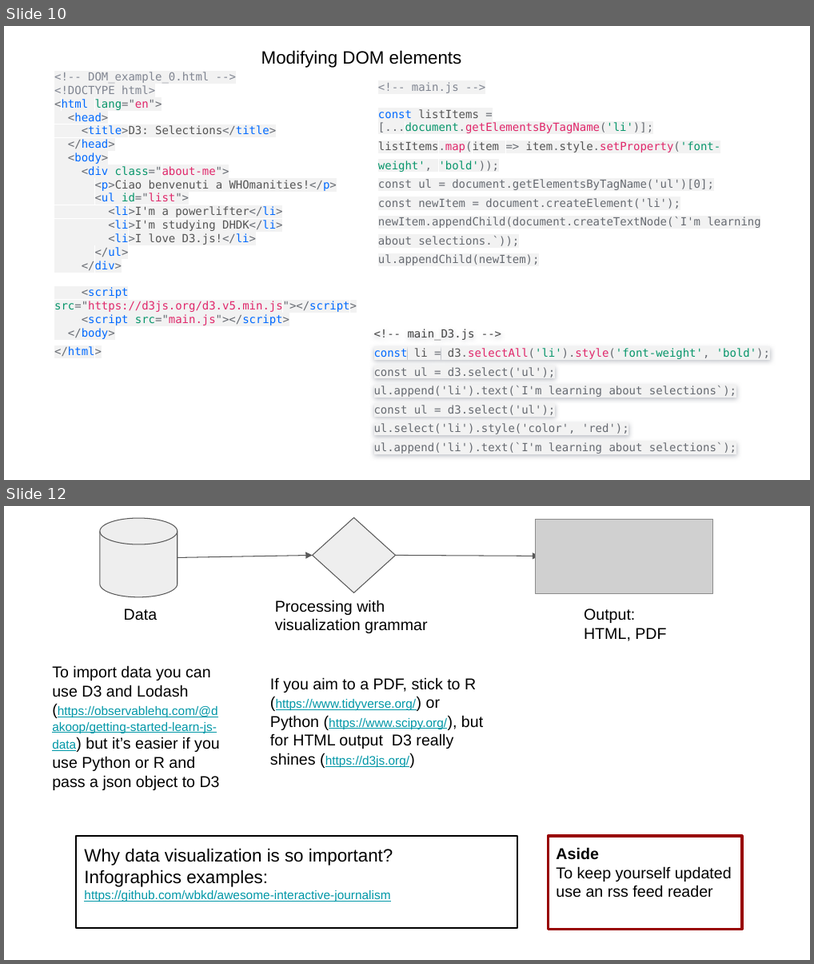
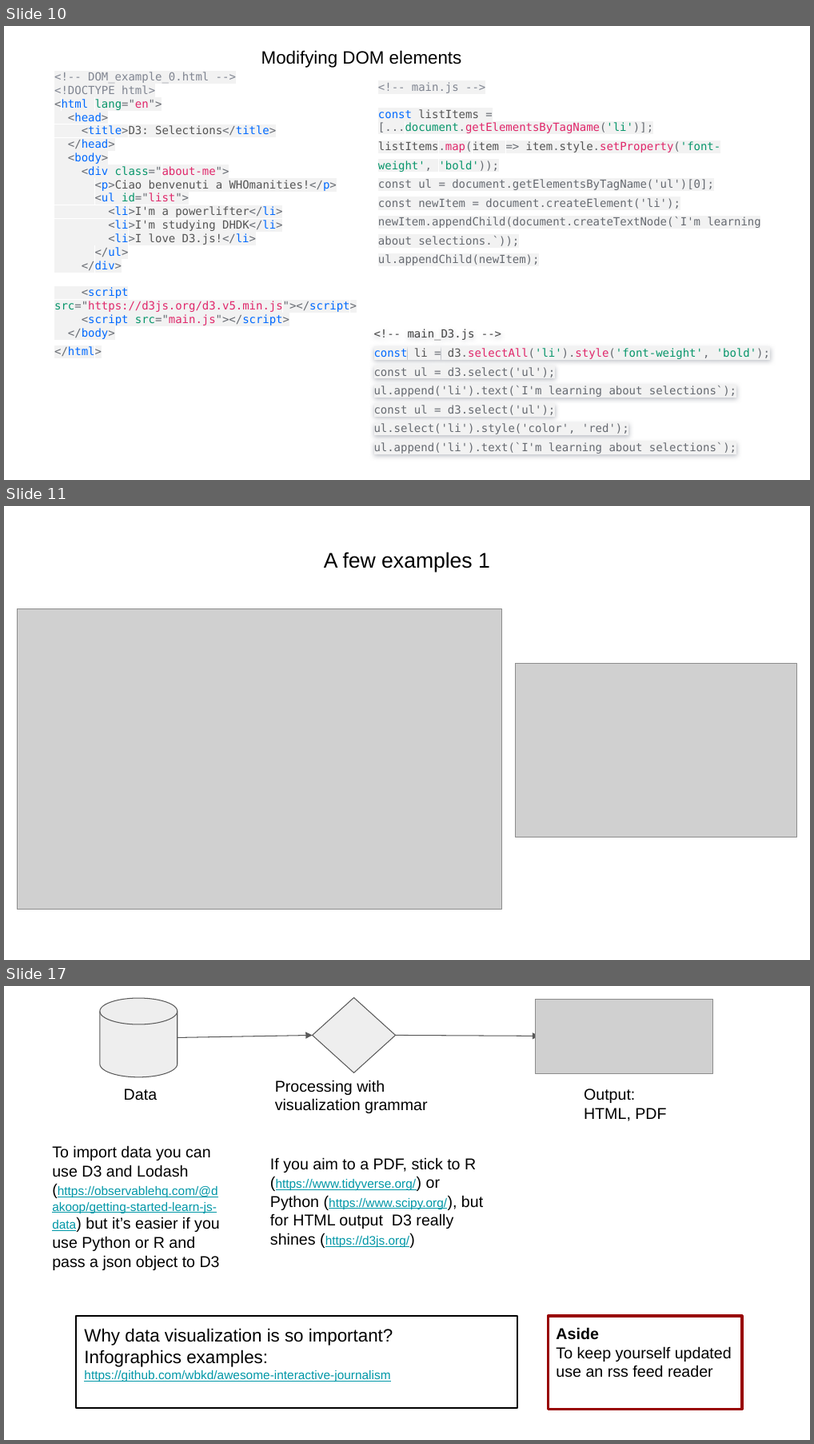
Before and after one commit to claudiotubertini/WHOmanities, a slide deck: Client-side_Data_Visualization.pptx. Shown one above the other, each under a label of ours: slides 10 and 12 before the commit, slides 10, 11 and 17 after it; the slides between them are not shown. The pictures are 814x964 and 814x1444 pixels, drawn with LibreOffice and Linux fonts; fonts in the diff are those of the drawing; grey boxes stand for pictures. Boxes give left, top, right and bottom in pixels: in the first picture for what was removed or moved away, otherwise in the second. Text is boxed around its words. In the diff, an @@ line names an element or a change of style, - is before the commit and + after.

```diff
--- a/Client-side_Data_Visualization.pptx
+++ b/Client-side_Data_Visualization.pptx
@@ slide 11 added at [4, 506, 810, 960], background #FFFFFF @@
@@ title added at [324, 552, 490, 572], 19 pt, text #000000 @@
+A few examples 1
@@ picture added at [18, 609, 502, 909] @@
@@ picture added at [515, 664, 797, 837] @@
@@ what was slide 12 is now slide 17 @@
```
Also in this commit, not shown: 5 other slides added, 1 slide removed, 2 other files.
